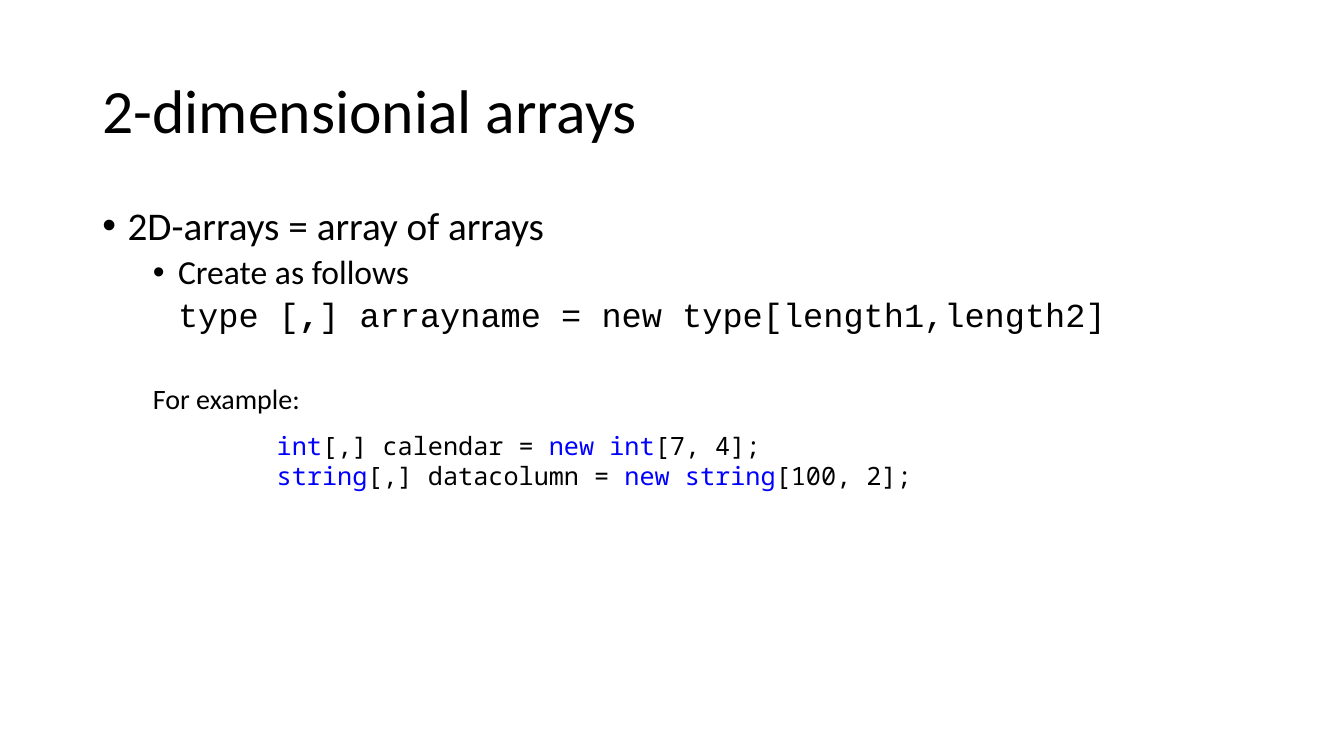
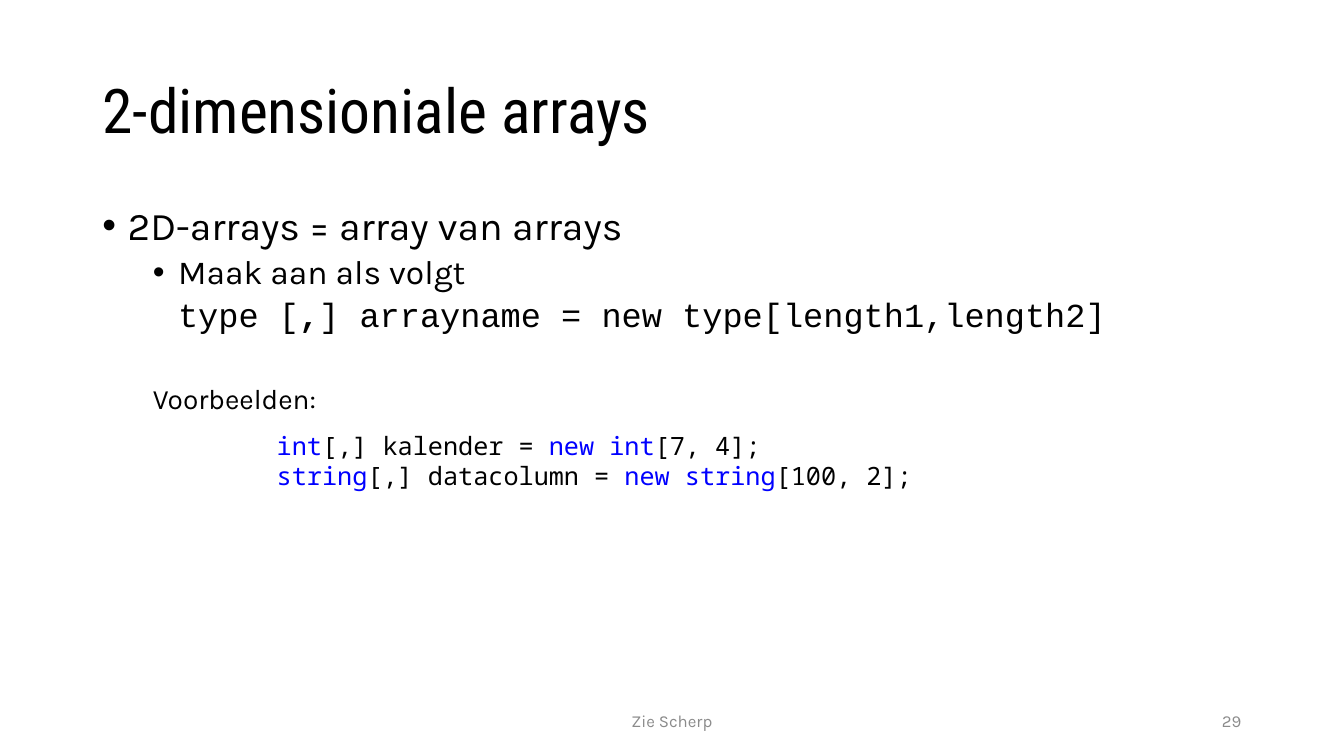
Before and after one commit to timdams/csharpbook, a slide deck: slide 29 of _SLIDES/2020/H8-Arrays/6c_arrays in methoden_mutidim.pptx (slide 27 before the commit). Drawn at 1344x756 pixels with LibreOffice and Linux fonts; fonts in the diff are those of the drawing; background and template pictures are left out. Boxes give left, top, right and bottom in pixels: in the first picture for what was removed or moved away, otherwise in the second. Text is boxed around its words. In the diff, an @@ line names an element or a change of style, - is before the commit and + after.

```diff
--- a/_SLIDES/2020/H8-Arrays/6c_arrays in methoden_mutidim.pptx
+++ b/_SLIDES/2020/H8-Arrays/6c_arrays in methoden_mutidim.pptx
@@ title at (102, 86, 650, 146): text changed; font Calibri to Roboto Condensed @@
-2-dimensionial arrays
+2-dimensioniale arrays
@@ text at (128, 215, 622, 293): text changed; font Calibri to Karla @@
-• 2D-arrays = array of arrays
-  • Create as follows
+• 2D-arrays = array van arrays
+  • Maak aan als volgt
@@ text at (153, 390, 316, 410): text changed; font Calibri to Karla @@
-  For example:
+  Voorbeelden:
@@ text at (277, 436, 760, 459): text changed @@
-int[,] calendar = new int[7, 4];
+int[,] kalender = new int[7, 4];
@@ text added at (631, 715, 712, 731), 12 pt, text #8C8C8C @@
+Zie Scherp
@@ page number added at (1222, 716, 1241, 727), 12 pt, text #8C8C8C @@
+29
```
Also in this commit, not shown: 32 other slides changed, 12 slides added, 9 slides removed, 10 other files.
